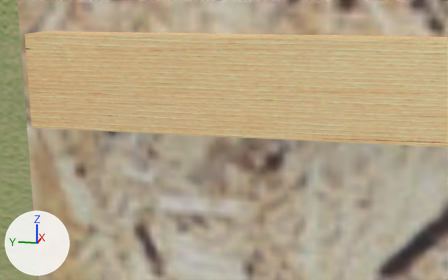
An edit to the COLLADA model webapp/public/vl/valter-lab/scene/valter-lab.dae, drawn before and after from the same camera.
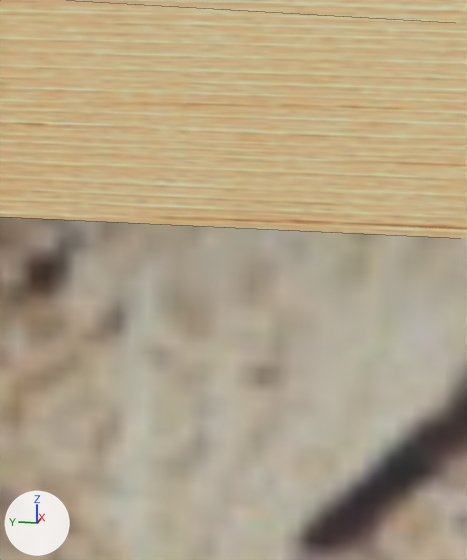
Each version is shown from a 50 mm camera at (1.66, -0.996, 1.779) aimed at (1.971, -0.934, 1.702), then close up on the part from 57% to 100% of the width and 17% to 100% of the height. The lights are fixed; the arrows at lower left show +X, +Y and +Z. The close-ups show mesh edges as thin lines. Where no turn or scale is listed for an object, it has been applied to the vertices.

Names of what the first close-up shows: 'standPanel', 'woodenBar_h_002'.
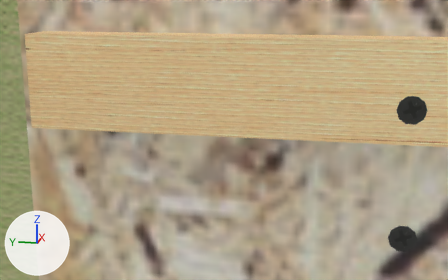
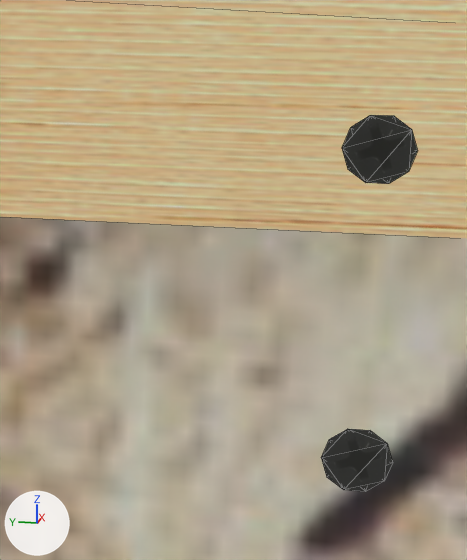
Where the change shows, as pixel boxes [x1, y1, x2, y2] in the close-ups (467 x 560 px):
'screwHead1', added (black): after [342, 115, 417, 184]
'screwHead2', added (black): after [321, 429, 393, 492]

Diff of the bpy script that builds the scene:
```diff
--- a/webapp/public/vl/valter-lab/scene/valter-lab.dae.py
+++ b/webapp/public/vl/valter-lab/scene/valter-lab.dae.py
@@ img_screw_head_jpg @@
+img_screw_head_jpg = load_image('screw-head.jpg', 'screw-head.jpg', 256, 256, 'sRGB')
@@ mat_screwheadmaterial @@
+mat_screwheadmaterial = principled_material('screwHeadMaterial')
+mat_screwheadmaterial.texture = img_screw_head_jpg
+mat_screwheadmaterial.roughness = 0.46
@@ me_circle_009 @@
+me_circle_009.from_pydata(...)  # 20 vertices, 28 faces; spans x 0.0..0.0015, y -0.0077..0.0077, z -0.0073..0.0073
+me_circle_009.materials.append(mat_screwheadmaterial)  # picture img_screw_head_jpg
@@ ob_screwhead2 @@
+ob_screwhead2 = bpy.data.objects.new('screwHead2', me_circle_009)
+ob_screwhead2.location = (1.9842, -1.0285, 1.6483)
@@ ob_screwhead1 @@
+ob_screwhead1 = bpy.data.objects.new('screwHead1', me_circle_009.copy())
+ob_screwhead1.location = (1.9842, -1.0285, 1.7184)
```
